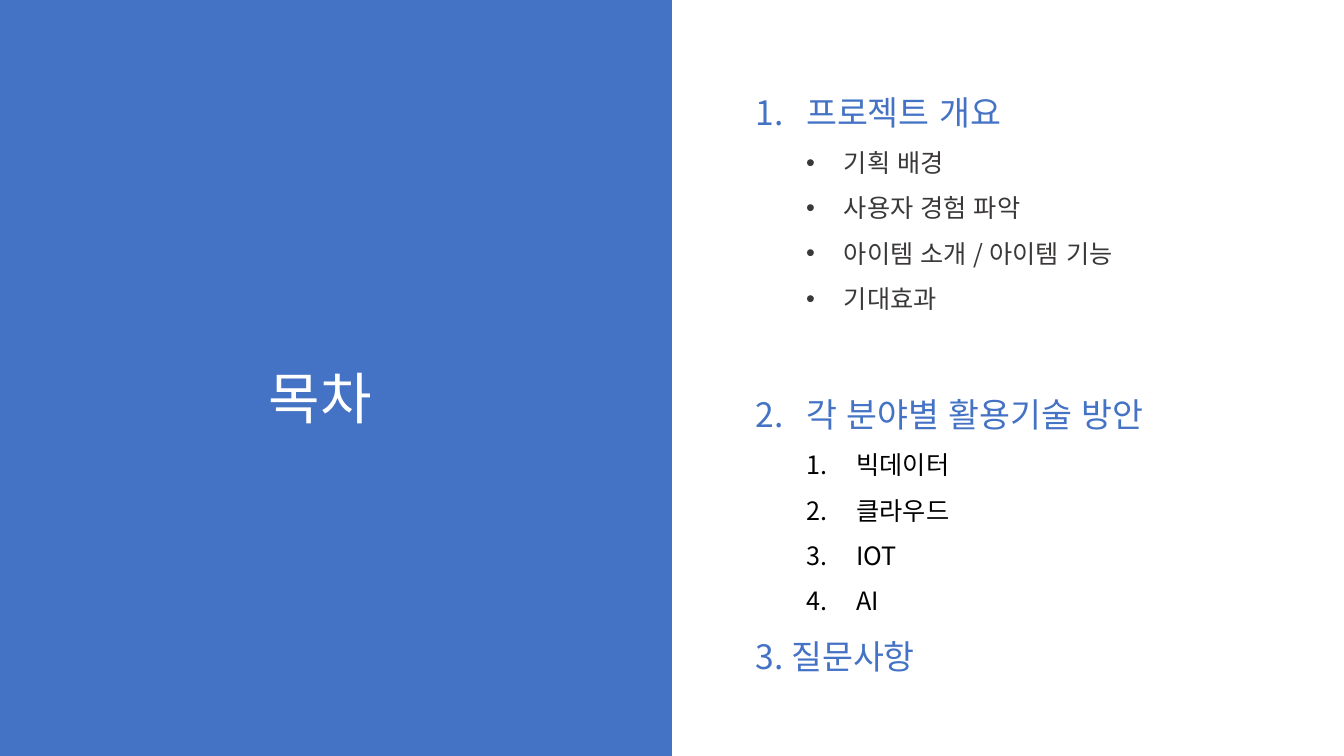
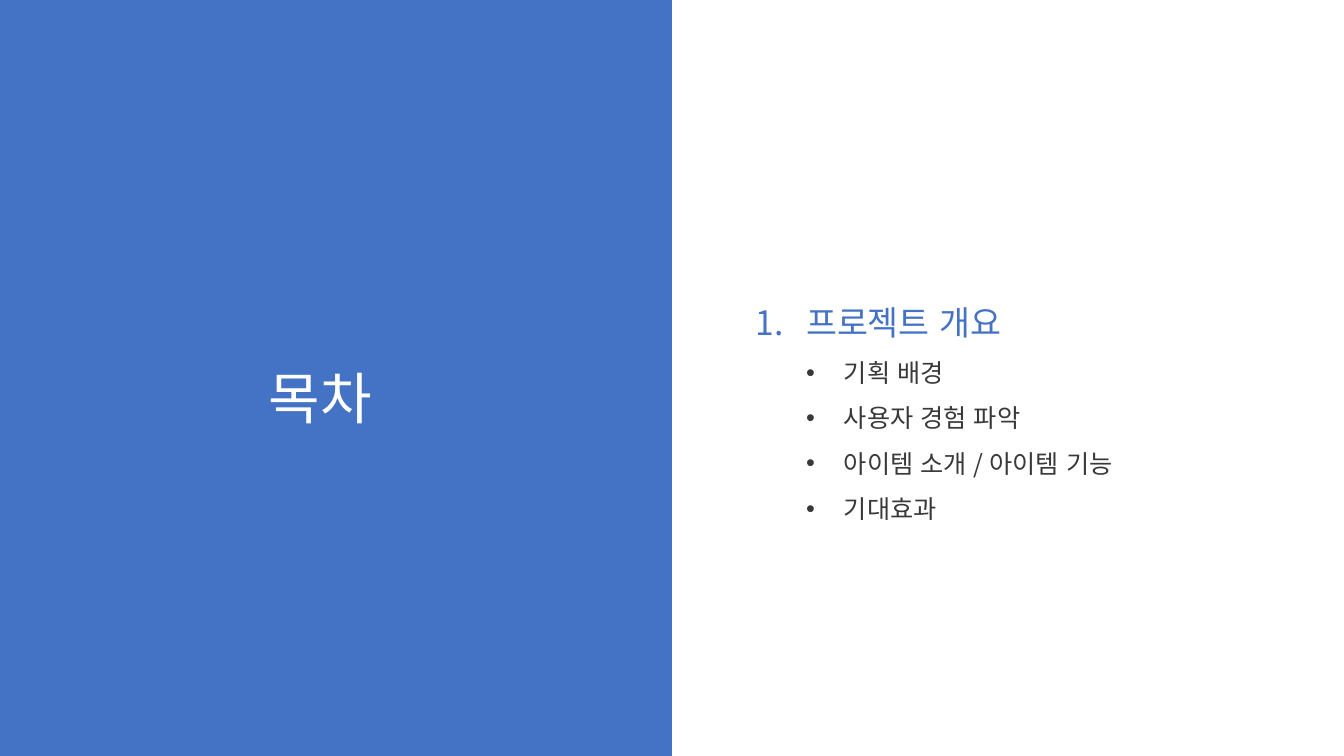
Before and after one commit to dklee801/Hel_ri_celus, a slide deck: slide 2 of 기획/아이템 기획안/[융복합]_4조 아이템소개 ppt(기획안 중간발표).pptx. Drawn at 1344x756 pixels with LibreOffice and Linux fonts; fonts in the diff are those of the drawing. Boxes give left, top, right and bottom in pixels: in the first picture for what was removed or moved away, otherwise in the second. Text is boxed around its words. In the diff, an @@ line names an element or a change of style, - is before the commit and + after.

```diff
--- a/기획/아이템 기획안/[융복합]_4조 아이템소개 ppt(기획안 중간발표).pptx
+++ b/기획/아이템 기획안/[융복합]_4조 아이템소개 ppt(기획안 중간발표).pptx
@@ text "프로젝트 개요": place and size @@
-text "프로젝트 개요" at (756,97,1144,672)
+text "프로젝트 개요" at (806,307,1112,520)
@@ text at (756,399,1144,672): paragraphs removed @@
-2. 각 분야별 활용기술 방안
-  1. 빅데이터
-  2. 클라우드
-  3. IOT
-  4. AI
-3. 질문사항
```
Also in this commit, not shown: 4 other slides changed, 1 slide added, 3 other files.
